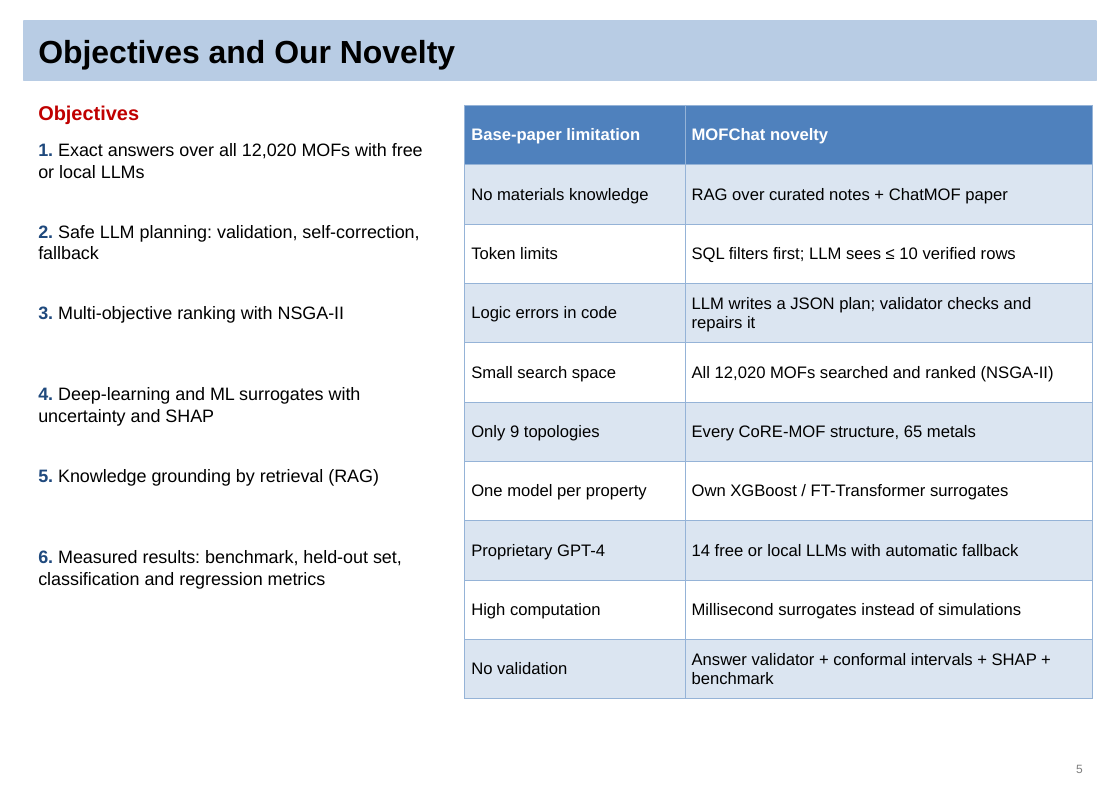
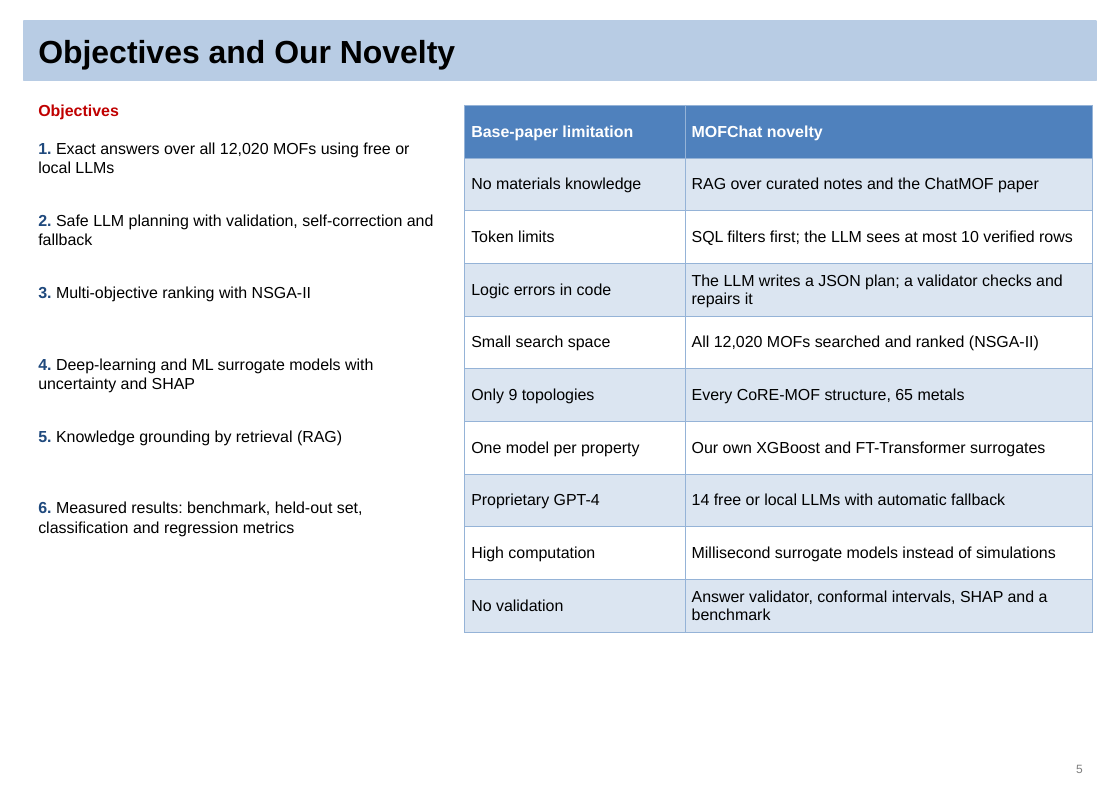
Before and after one commit to Sai-Mohith24/MOFChat-AI-Driven-Material-Recommendation-, a slide deck: slide 5 of reviews/final_review/MOFChat_Final_Review.pptx. Drawn at 1120x792 pixels with LibreOffice and Linux fonts; fonts in the diff are those of the drawing. Boxes give left, top, right and bottom in pixels: in the first picture for what was removed or moved away, otherwise in the second. Text is boxed around its words. In the diff, an @@ line names an element or a change of style, - is before the commit and + after.

```diff
--- a/reviews/final_review/MOFChat_Final_Review.pptx
+++ b/reviews/final_review/MOFChat_Final_Review.pptx
@@ text "Objectives" at (38, 104, 119, 120): size 15 to 12 pt @@
@@ table at (465, 105, 1092, 624) @@
-row 2, column 2: RAG over curated notes + ChatMOF paper
+row 2, column 2: RAG over curated notes and the ChatMOF paper
-row 3, column 2: SQL filters first; LLM sees ≤ 10 verified rows
+row 3, column 2: SQL filters first; the LLM sees at most 10 verified rows
-row 4, column 2: LLM writes a JSON plan; validator checks and repairs it
+row 4, column 2: The LLM writes a JSON plan; a validator checks and repairs it
-row 7, column 2: Own XGBoost / FT-Transformer surrogates
+row 7, column 2: Our own XGBoost and FT-Transformer surrogates
-row 9, column 2: Millisecond surrogates instead of simulations
+row 9, column 2: Millisecond surrogate models instead of simulations
-row 10, column 2: Answer validator + conformal intervals + SHAP + benchmark
+row 10, column 2: Answer validator, conformal intervals, SHAP and a benchmark
@@ size 12.5 to 12 pt in "Base-paper limitation", "MOFChat novelty", "No materials knowledge", "Token limits" and 10 more places @@
@@ text at (38, 142, 409, 173): text changed; size 13.5 to 12 pt @@
-1. Exact answers over all 12,020 MOFs with free or local LLMs
+1. Exact answers over all 12,020 MOFs using free or local LLMs
@@ text at (38, 214, 434, 245): text changed; size 13.5 to 12 pt @@
-2. Safe LLM planning: validation, self-correction, fallback
+2. Safe LLM planning with validation, self-correction and fallback
@@ text "3. Multi-objective ranking with NSGA-II": place and size @@
-text "3. Multi-objective ranking with NSGA-II" at (38, 306, 345, 323)
+text "3. Multi-objective ranking with NSGA-II" at (38, 286, 311, 302)
@@ text at (38, 358, 373, 393): text changed; size 13.5 to 12 pt @@
-4. Deep-learning and ML surrogates with uncertainty and SHAP
+4. Deep-learning and ML surrogate models with uncertainty and SHAP
@@ text "5. Knowledge grounding by retrieval ...": place and size @@
-text "5. Knowledge grounding by retrieval ..." at (38, 469, 379, 486)
+text "5. Knowledge grounding by retrieval ..." at (38, 430, 342, 446)
@@ size 13.5 to 12 pt in 3 elements at (38, 286, 311, 302), (38, 430, 342, 446), (38, 501, 363, 537) @@
@@ text "6. Measured results: benchmark, held-out ...": place and size @@
-text "6. Measured results: benchmark, held-out ..." at (38, 550, 402, 589)
+text "6. Measured results: benchmark, held-out ..." at (38, 501, 363, 537)
```
Also in this commit, not shown: 33 other slides changed, 2 slides added, 1 slide removed, 3 other files.
